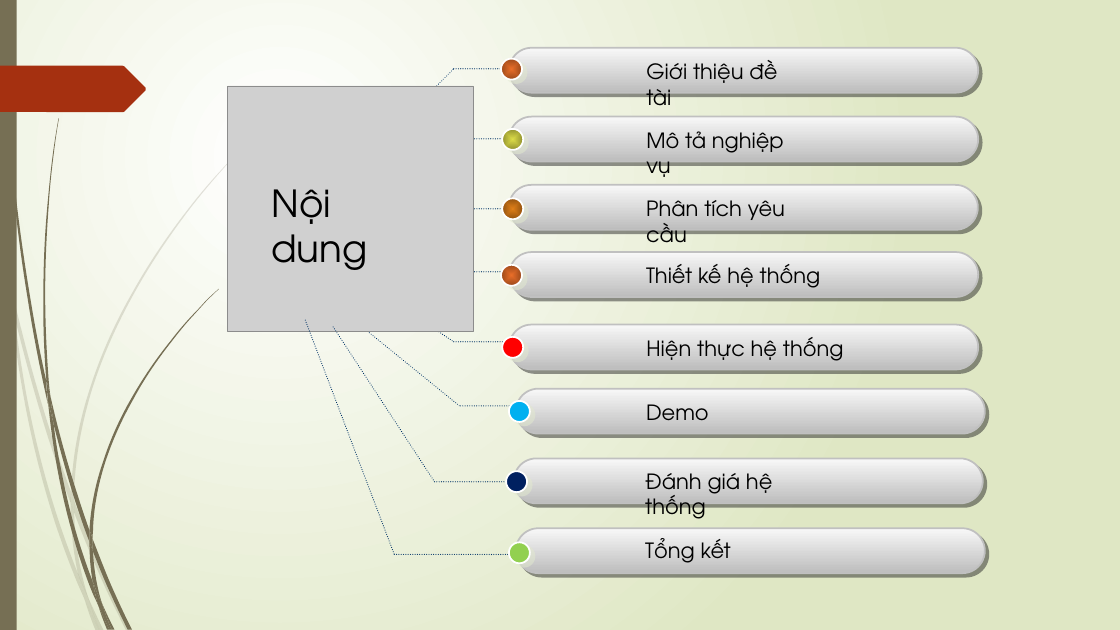
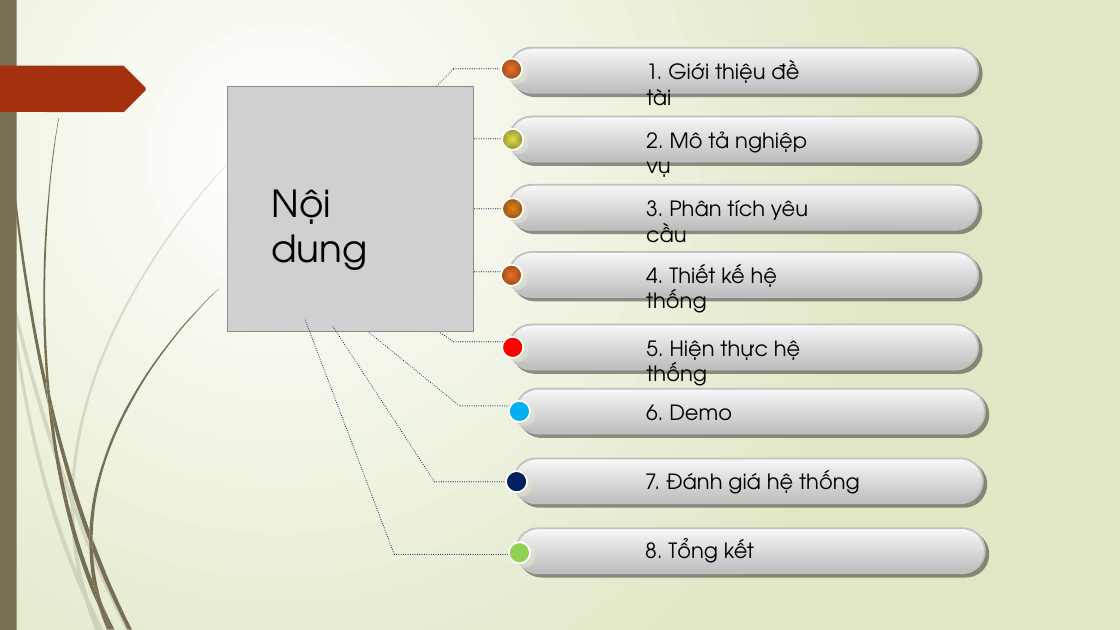
Before and after one commit to doanlecong/LVTN, a slide deck: slide 2 of docs/slide trình cô - bản 1.pptx. Drawn at 1120x630 pixels with LibreOffice and Linux fonts; fonts in the diff are those of the drawing; grey boxes stand for pictures. Boxes give left, top, right and bottom in pixels: in the first picture for what was removed or moved away, otherwise in the second. Text is boxed around its words. In the diff, an @@ line names an element or a change of style, - is before the commit and + after.

```diff
--- a/docs/slide trình cô - bản 1.pptx
+++ b/docs/slide trình cô - bản 1.pptx
@@ text at box(646, 60, 799, 115): text changed @@
-Giới thiệu đề tài
+1. Giới thiệu đề tài
@@ text at box(646, 131, 807, 183): text changed @@
-Mô tả nghiệp vụ
+2. Mô tả nghiệp vụ
@@ text at box(646, 200, 808, 251): text changed @@
-Phân tích yêu cầu
+3. Phân tích yêu cầu
@@ text at box(646, 264, 777, 313): text changed @@
-Thiết kế hệ thống
+4. Thiết kế hệ thống
@@ text at box(646, 340, 800, 391): text changed @@
-Hiện thực hệ thống
+5. Hiện thực hệ thống
@@ text at box(646, 404, 732, 421): text changed @@
-Demo
+6. Demo
@@ text at box(645, 470, 860, 494): text changed @@
-Đánh giá hệ thống
+7. Đánh giá hệ thống
@@ text at box(645, 538, 754, 563): text changed @@
-Tổng kết
+8. Tổng kết
```
Also in this commit, not shown: 8 slides added, 2 slides removed.
